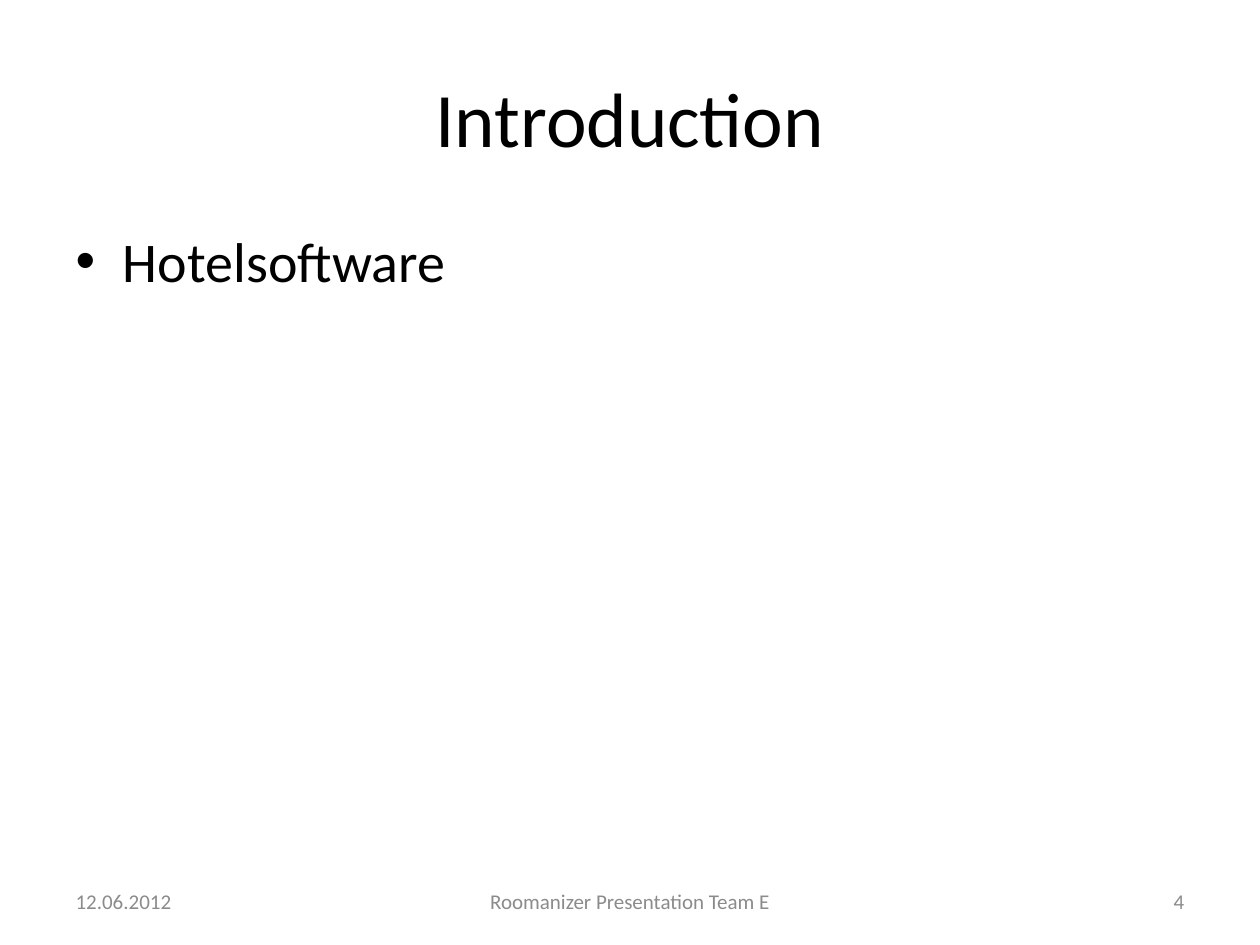
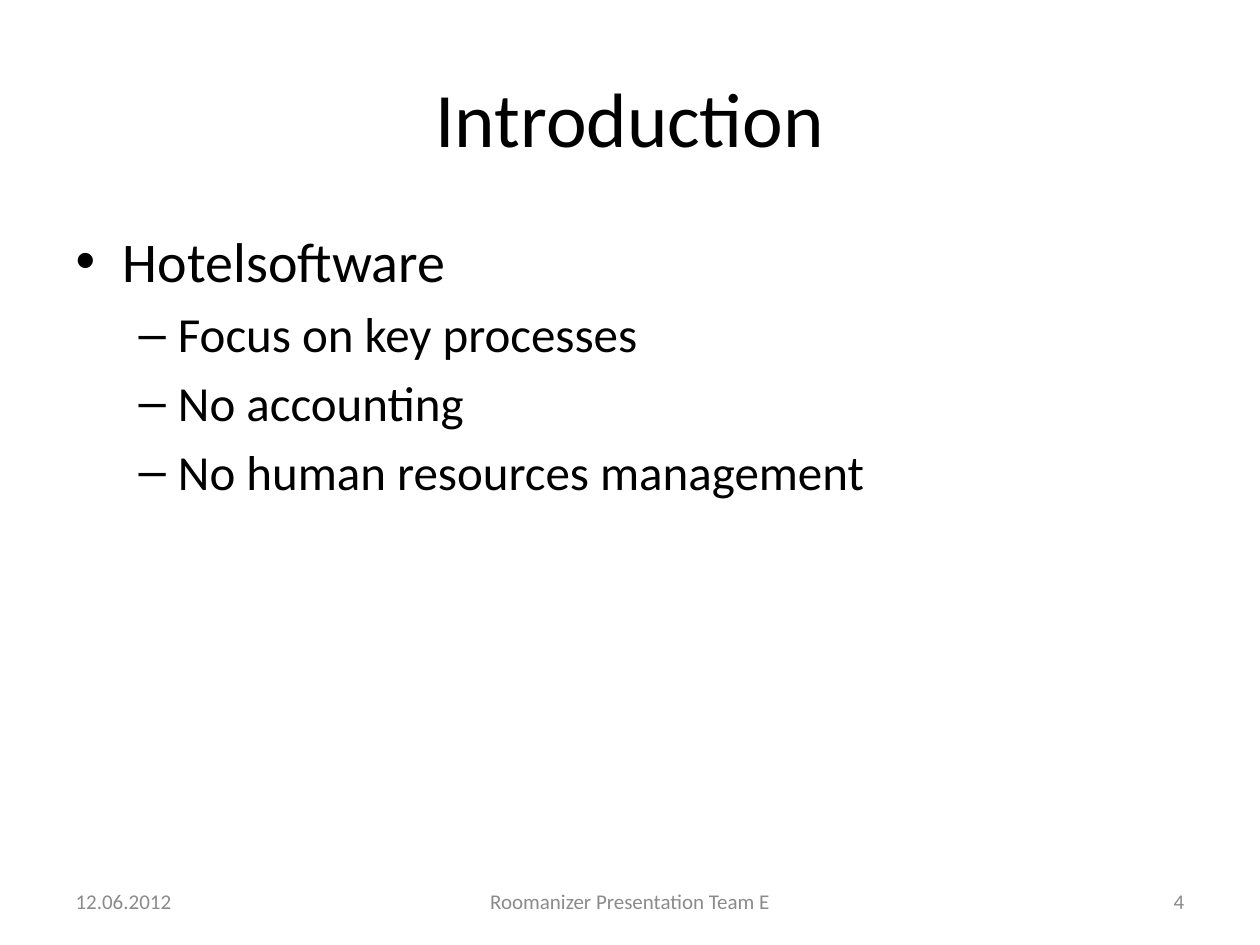
Before and after one commit to markusmo/HotelSoftware, a slide deck: slide 4 of Documentation/Praesentation/PresentationRoomanizer.pptx. Drawn at 1260x945 pixels with LibreOffice and Linux fonts; fonts in the diff are those of the drawing. Boxes give left, top, right and bottom in pixels: in the first picture for what was removed or moved away, otherwise in the second. Text is boxed around its words. In the diff, an @@ line names an element or a change of style, - is before the commit and + after.

```diff
--- a/Documentation/Praesentation/PresentationRoomanizer.pptx
+++ b/Documentation/Praesentation/PresentationRoomanizer.pptx
@@ text at <box>178,318,864,499</box>: paragraphs added @@
+  – Focus on key processes
+  – No accounting
+  – No human resources management
```
Also in this commit, not shown: 5 other slides changed, 1 slide added.
